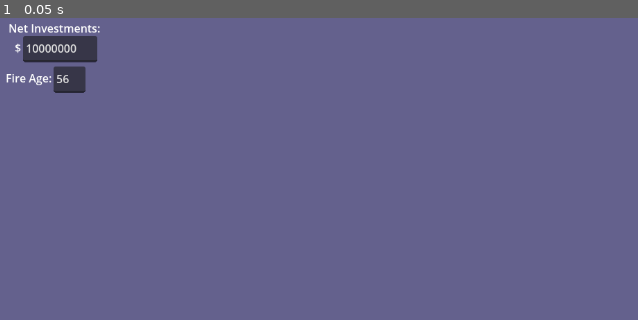
Above: before the commit, frame 1.
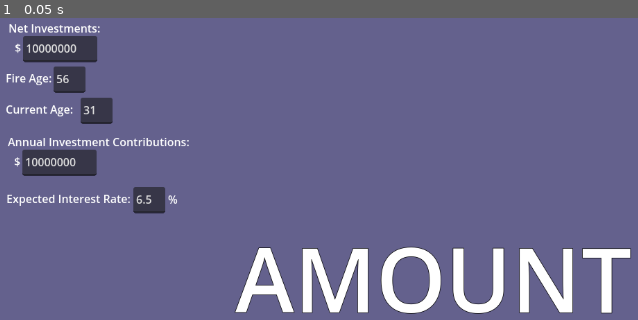
Above: after the commit, the same moment.

Repository: arcygore/GD_FIRE_Calc
Game: Godot game, scene res://main_screen.tscn
Same seed, same stepped clock (60 frames per second), same inputs: the game is played once before the commit and once after it.
Inputs:
- Up to frame 1 (0.05 s): no input

The runs differ from the first frame. In frame 1, 8.6% of the frame differs, in the area x 0-99%, y 26-99%.
Error after the commit: Invalid call. Nonexistent function 'to_string' in base 'float'. (res://main_screen.gd:29)

Commit message:
update with nodes for simple compound interest calc

Diff:
--- /dev/null
+++ b/current_age.tscn
@@ -0,0 +1,19 @@
+[gd_scene format=3 uid="uid://dkf4tkghr7hls"]
+
+[node name="CurrentAge" type="Node2D"]
+
+[node name="Label" type="Label" parent="."]
+offset_left = 1.0
+offset_top = 9.0
+offset_right = 100.0
+offset_bottom = 58.0
+text = "Current Age:"
+
+[node name="InvestmentsInput" type="TextEdit" parent="."]
+offset_left = 109.0
+offset_top = 4.0
+offset_right = 155.0
+offset_bottom = 42.0
+theme_override_colors/background_color = Color(0, 0, 0, 0)
+text = "31"
+placeholder_text = "31"
--- /dev/null
+++ b/interest_rate.tscn
@@ -0,0 +1,26 @@
+[gd_scene format=3 uid="uid://ckodixt7b0kh4"]
+
+[node name="InterestRate" type="Node2D"]
+
+[node name="Label" type="Label" parent="."]
+offset_left = 1.0
+offset_top = 9.0
+offset_right = 100.0
+offset_bottom = 58.0
+text = "Expected Interest Rate:"
+
+[node name="Percent" type="Label" parent="."]
+offset_left = 234.0
+offset_top = 10.0
+offset_right = 333.0
+offset_bottom = 59.0
+text = "%"
+
+[node name="InvestmentsInput" type="TextEdit" parent="."]
+offset_left = 184.0
+offset_top = 4.0
+offset_right = 230.0
+offset_bottom = 42.0
+theme_override_colors/background_color = Color(0, 0, 0, 0)
+text = "6.5"
+placeholder_text = "6.5"
--- /dev/null
+++ b/main_screen.gd
@@ -0,0 +1,29 @@
+extends CanvasLayer
+
+@onready var net_investments = $NetInvestments
+@onready var fire_age = $FireAge
+@onready var current_age = $CurrentAge
+@onready var recurring_investments = $RecurringInvestments
+@onready var interest_rate = $InterestRate
+@onready var future_amount = $FutureAmount
+@onready var investments_input = $InvestmentsInput
+
+# future_amount = net_investments(1+(interest_rate/12))^12*(fire_age-current_age) + (recurring_investments * (((1+(interest_rate/12))^12)-1)/(interest_rate/12)
+
+func convert_values_to_number():
+	net_investments = get_input_child_by_type(net_investments).text.to_float()
+	interest_rate = get_input_child_by_type(interest_rate).text.to_float()/100
+
+func get_input_child_by_type(parent):
+	for child in parent.get_children():
+		if child is TextEdit:
+			return child
+
+func calculate_compound_interest():
+	pass
+
+func _ready():
+	convert_values_to_number()
+	print(net_investments)
+	var future_amount_float = net_investments*interest_rate
+	future_amount.text = "$" + future_amount_float.to_string() # Doesn't work
--- a/main_screen.tscn
+++ b/main_screen.tscn
@@ -1,9 +1,23 @@
-[gd_scene load_steps=3 format=3 uid="uid://bk8x2akfkaguy"]
+[gd_scene load_steps=10 format=3 uid="uid://bk8x2akfkaguy"]
 
 [ext_resource type="PackedScene" uid="uid://bexndtcdl4yuq" path="res://net_investments.tscn" id="1_2hew5"]
+[ext_resource type="Script" path="res://main_screen.gd" id="1_qx8oa"]
 [ext_resource type="PackedScene" uid="uid://bd3o3ideudf6n" path="res://fire_age.tscn" id="2_0mlps"]
+[ext_resource type="PackedScene" uid="uid://dkf4tkghr7hls" path="res://current_age.tscn" id="3_swr8g"]
+[ext_resource type="PackedScene" uid="uid://4cga0jxh1cg3" path="res://recurring_investments.tscn" id="4_4lvsc"]
+[ext_resource type="PackedScene" uid="uid://ckodixt7b0kh4" path="res://interest_rate.tscn" id="5_lfg2u"]
+
+[sub_resource type="Theme" id="Theme_tqa1i"]
+
+[sub_resource type="StyleBoxEmpty" id="StyleBoxEmpty_lpl1g"]
+
+[sub_resource type="LabelSettings" id="LabelSettings_1jh82"]
+font_size = 128
+outline_size = 3
+outline_color = Color(0, 0, 0, 1)
 
 [node name="MainScreen" type="CanvasLayer"]
+script = ExtResource("1_qx8oa")
 
 [node name="ColorRect" type="ColorRect" parent="."]
 anchors_preset = 15
@@ -20,3 +34,22 @@
 
 [node name="FireAge" parent="." instance=ExtResource("2_0mlps")]
 position = Vector2(26, 105)
+
+[node name="CurrentAge" parent="." instance=ExtResource("3_swr8g")]
+position = Vector2(26, 150)
+
+[node name="RecurringInvestments" parent="." instance=ExtResource("4_4lvsc")]
+position = Vector2(30, 206)
+
+[node name="InterestRate" parent="." instance=ExtResource("5_lfg2u")]
+position = Vector2(27, 279)
+
+[node name="FutureAmount" type="Label" parent="."]
+offset_left = 358.0
+offset_top = 327.0
+offset_right = 929.0
+offset_bottom = 502.0
+theme = SubResource("Theme_tqa1i")
+theme_override_styles/normal = SubResource("StyleBoxEmpty_lpl1g")
+text = "AMOUNT"
+label_settings = SubResource("LabelSettings_1jh82")
--- /dev/null
+++ b/recurring_investments.tscn
@@ -0,0 +1,23 @@
+[gd_scene format=3 uid="uid://4cga0jxh1cg3"]
+
+[node name="RecurringInvestments" type="Node2D"]
+
+[node name="Label" type="Label" parent="."]
+offset_right = 40.0
+offset_bottom = 23.0
+text = "Annual Investment Contributions:"
+
+[node name="Label2" type="Label" parent="."]
+offset_left = 9.0
+offset_top = 28.0
+offset_right = 19.0
+offset_bottom = 51.0
+text = "$"
+
+[node name="InvestmentsInput" type="TextEdit" parent="."]
+offset_left = 21.0
+offset_top = 23.0
+offset_right = 128.0
+offset_bottom = 61.0
+theme_override_colors/background_color = Color(0, 0, 0, 0)
+text = "10000000"
